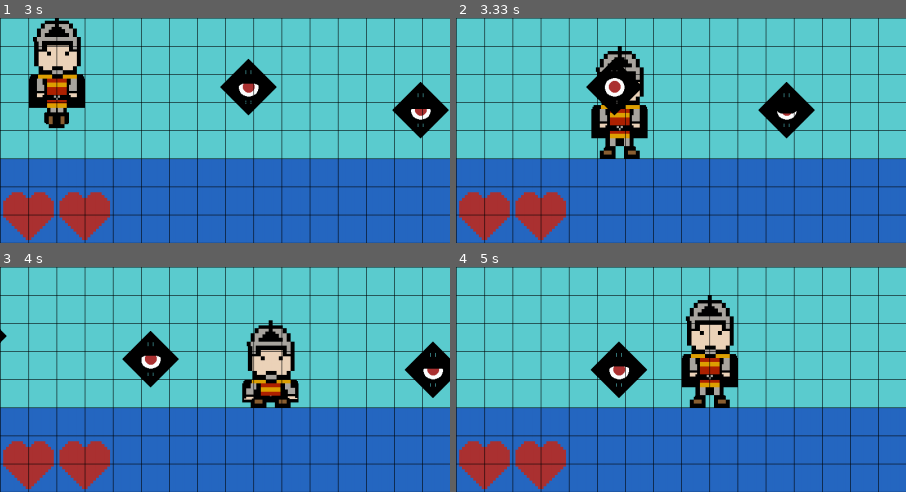
Above: before the commit, frames 1-4 (two rows, left to right).
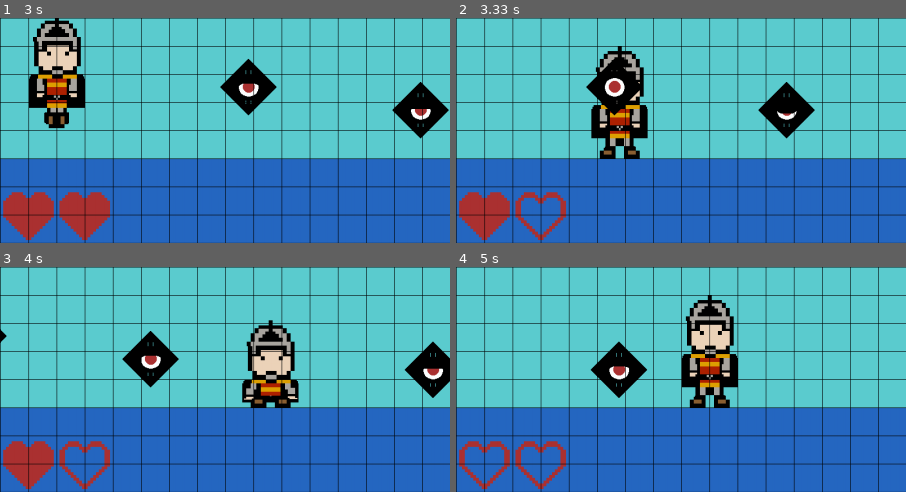
Above: after the commit, the same moments.

Repository: alo40/pygame_pininos
Game: pygame game, started from pininos_main.py
Two runs of this game, one before a commit and one after it. Both use one fixed random seed, a clock stepped at 60 frames per second and the inputs below.
Inputs:
- Up to frame 1 (3 s): tap Space at 0.33 s; hold Right 0.67-1.13 s; hold Right 1.17-1.63 s; hold Left 1.67-2.2 s; hold Down 2.23-2.53 s; hold Left 2.57-2.97 s
- Up to frame 2 (3.33 s): hold Right from 3 s (still down)
- Up to frame 3 (4 s): release Right at 3.63 s; hold Down from 3.67 s (still down)
- Up to frame 4 (5 s): release Down at 4.03 s; hold Left 4.07-4.53 s; hold Right from 4.57 s (still down)
The pictures show only the part of the screen within x 9-59%, y 44-94%; the shares and areas given below are measured in that part.

Frame 1 is identical in both runs. In frame 2, 1.1% of the frame differs, in the area x 14-24%, y 80-97%; in frame 3, 1.1%; in frame 4, 2.2%, in the area x 1-24%, y 80-97%.

Commit message:
added hero heart empty/full display

Diff:
--- a/pininos_main.py
+++ b/pininos_main.py
@@ -31,13 +31,16 @@
 # import csv
 # import numpy as np
 
-# GLOBAL game variables
+# GLOBAL screen parameters
 ground_height = 200
 screen_width = 1600
 screen_height = 800
 screen = pg.display.set_mode((screen_width, screen_height))  # canvas for everything!
 
-# GLOBAL performance variables
+# GLOBAL hero parameters
+HERO_LIFE = 3
+
+# GLOBAL performance parameters
 cycle_time = []  # in seconds
 test_time_limit = 50000  # in ms
 test_spawn_time = 1000  # for performance test
@@ -59,7 +62,7 @@
         self.action = Action.ON_GROUND
 
         # life parameters
-        self.heart_counter = 3
+        self.heart_counter = HERO_LIFE
 
         # hero model
         model = 'soldier'
@@ -318,7 +321,10 @@
         pass
 
     def empty_heart(self):
-        pass
+        self.image = self.frames[-1]
+
+    def full_heart(self):
+        self.image = self.frames[0]
 
 
 class Action(Enum):
@@ -373,7 +379,7 @@
 
     # declare heart group (hero life)
     heart_group = pg.sprite.Group()
-    for heart in range(hero.sprite.heart_counter):
+    for heart in range(HERO_LIFE):
         heart_group.add(Heart(heart))
 
     # declare enemy group
@@ -524,6 +530,11 @@
             text_screen = game_font_small.render(text_music, False, text_color)
             screen.blit(text_screen, (1000, 750))
 
+            # restart hero life
+            hero.sprite.heart_counter = HERO_LIFE
+            for heart in range(HERO_LIFE):
+                heart_group.sprites()[heart].full_heart()
+
             # restart enemy_01 rectangle list
             enemy_group.empty()
 
@@ -593,7 +604,7 @@
                     text_music = "Music by SoulProdMusic from Pixabay"
                     play_music = False
 
-            # SURFACE AND COLLISIONS  #######################################################
+            # DRAW SURFACES #################################################################
 
             # create horizon surface
             horizon_surf = pg.image.load(f'graphics/horizont_{game_mode.name}.png').convert()
@@ -616,6 +627,8 @@
             # draw enemy group
             enemy_group.draw(screen)
             enemy_group.update()
+
+            # COLLISIONS  ###################################################################
 
             current_time = pg.time.get_ticks()
             # check cooldown time
@@ -627,11 +640,10 @@
 
                         # reduce hero life
                         hero.sprite.heart_counter -= 1
-                        if hero.sprite.heart_counter > 0:
-                            pass
-                        else:
+                        heart_group.sprites()[hero.sprite.heart_counter].empty_heart()
+                        if hero.sprite.heart_counter == 0:
                             game_day = game_mode  # save game day
-                            # game_mode = Game.OVER  # GAME OVER!
+                            game_mode = Game.OVER  # GAME OVER!
                             play_music = True  # to change background music
 
                         # save collision time (for cooldown time)
@@ -640,7 +652,6 @@
                         # print collision text (only for testing)
                         text_collision = game_font_small.render('ENEMY COLLISION!', False, 'Red')
                         screen.blit(text_collision, (600, 90))
-
 
             # GAME SCORE  ###################################################################
 
